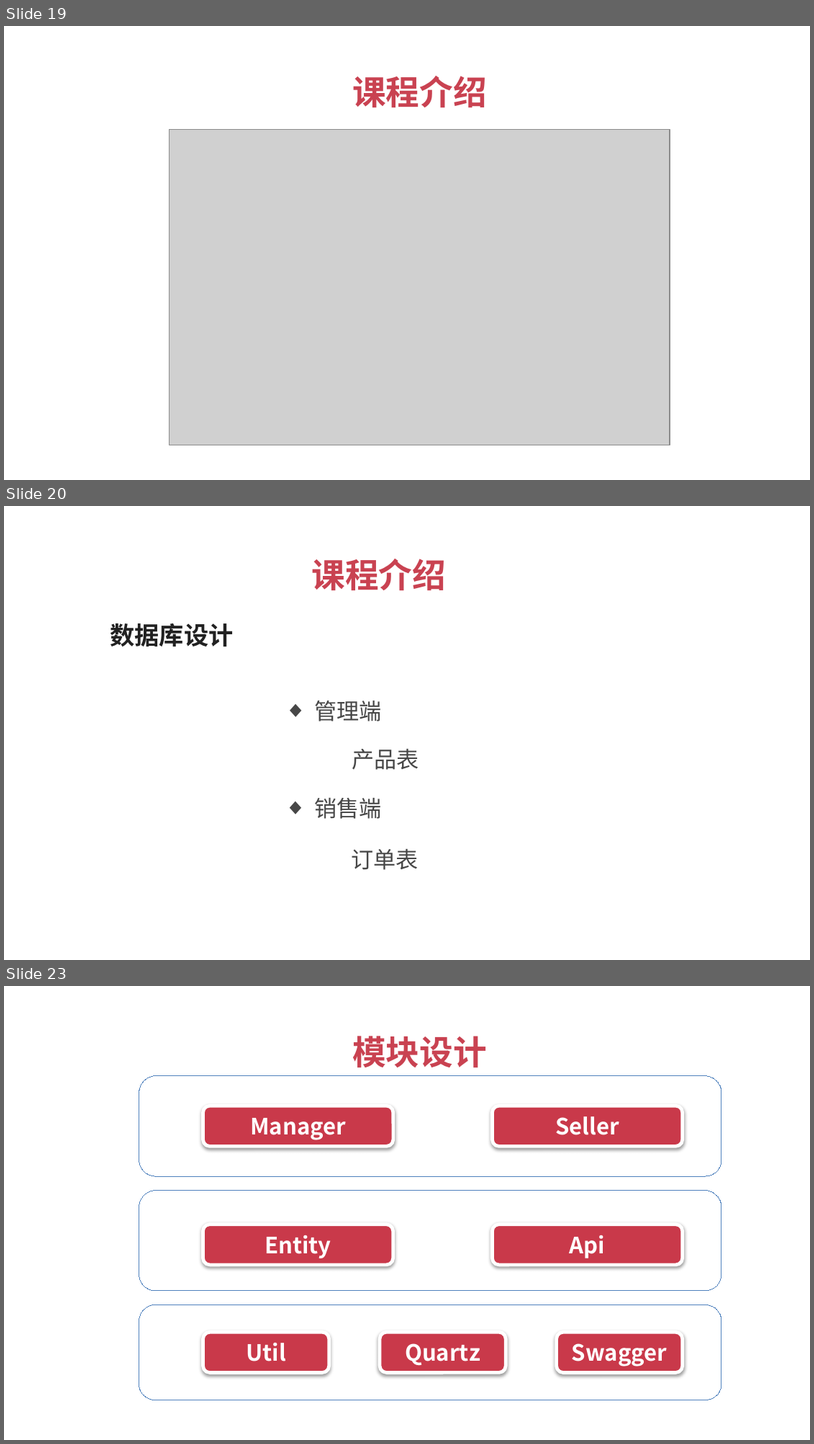
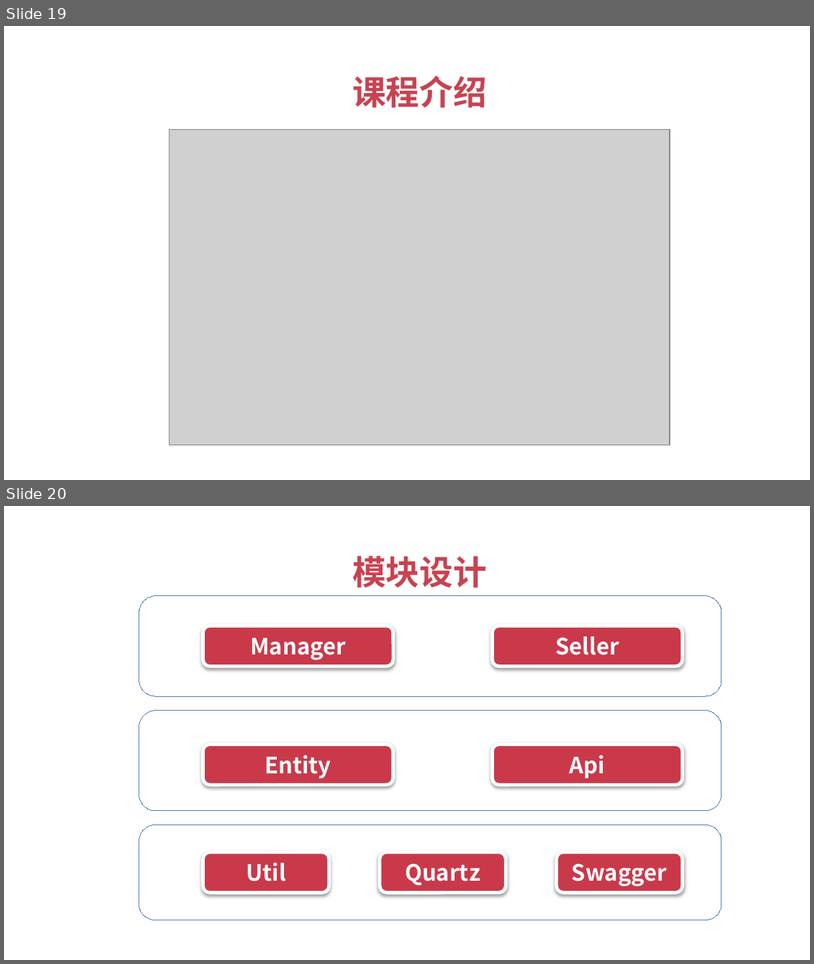
Before and after one commit to 1329555958/financial, a slide deck: 理财平台.pptx. Shown one above the other, each under a label of ours: slides 19, 20 and 23 before the commit, slides 19 and 20 after it; the slides between them are not shown. The pictures are 814x1444 and 814x964 pixels, drawn with LibreOffice and Linux fonts; fonts in the diff are those of the drawing; grey boxes stand for pictures. Boxes give left, top, right and bottom in pixels: in the first picture for what was removed or moved away, otherwise in the second. Text is boxed around its words. In the diff, an @@ line names an element or a change of style, - is before the commit and + after.

```diff
--- a/理财平台.pptx
+++ b/理财平台.pptx
@@ slide 20 removed at [4,506,810,960], background #FFFFFF @@
@@ text removed at [312,559,447,590] @@
-课程介绍
@@ text removed at [111,623,234,646] @@
-数据库设计
@@ text removed at [315,700,382,721] @@
-  ◆ 管理端
@@ text removed at [352,749,419,770] @@
-  产品表
@@ text removed at [315,798,382,818] @@
-  ◆ 销售端
@@ text removed at [351,849,418,870] @@
-  订单表
@@ what was slide 23 is now slide 20 @@
```
Also in this commit, not shown: 3 slides changed, 2 slides added.
